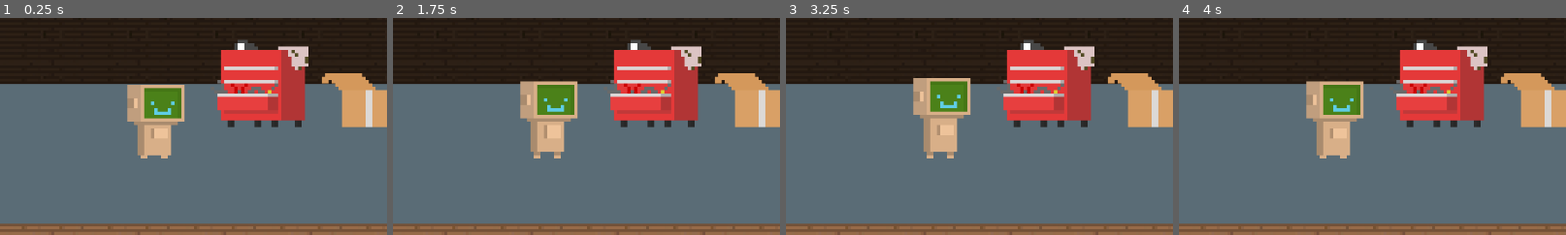
Above: before the commit, frames 1-4 (left to right).
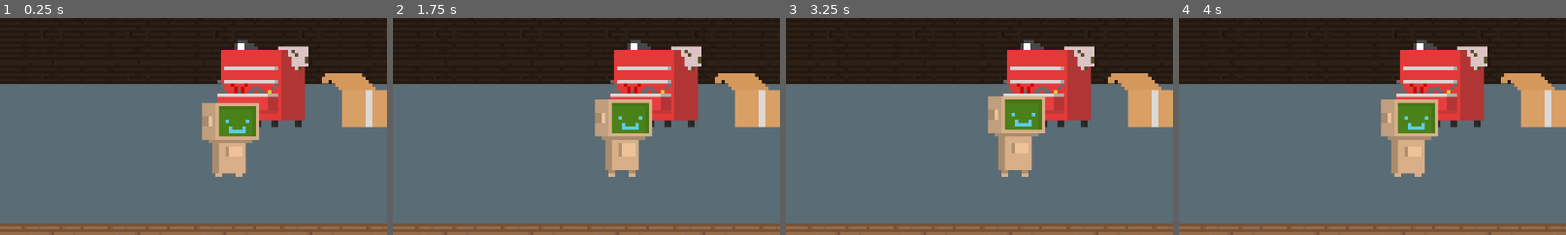
Above: after the commit, the same moments.

Repository: ronny-ellis/DebitGame
Game: Godot game, scene res://Scenes/Prototype/prototype.tscn
The game is run twice, just before and just after one commit, with the same random seed, the same clock (stepped at 60 frames per second) and the same inputs.
Inputs:
- Up to frame 1 (0.25 s): no input
- Up to frame 2 (1.75 s): no input
- Up to frame 3 (3.25 s): tap Enter at 2 s
- Up to frame 4 (4 s): no input
The pictures show only the part of the screen within x 43-93%, y 49-99%; the shares and areas given below are measured in that part.

The runs differ from the first frame. In frame 1, 8.0% of the frame differs, in the area x 32-68%, y 30-74%; in frame 2, 8.1%; in frame 3, 8.3%, in the area x 32-68%, y 27-74%; in frame 4, 8.3%.

Commit message:
Update prototype.tscn

Diff:
--- a/Scenes/Prototype/prototype.tscn
+++ b/Scenes/Prototype/prototype.tscn
@@ -23,5 +23,5 @@
 tile_map_data = PackedByteArray("AAAKAAQAAAAAAAAAAAAKAAUAAAAAAAEAAAALAAQAAAABAAAAAAALAAUAAAABAAEAAAAMAAUAAQAAAAEAAAANAAUAAQABAAEAAAAHAAEAAwAAAAAAAAAHAAIAAwAAAAEAAAAIAAEAAwABAAAAAAAIAAIAAwABAAEAAAAHAAAAAwAAAAAAAAAIAAAAAwABAAAAAAA=")
 
 [node name="Player" parent="." instance=ExtResource("3_gae8q")]
-position = Vector2(721, 447)
+position = Vector2(832, 474)
 scale = Vector2(5, 5)
